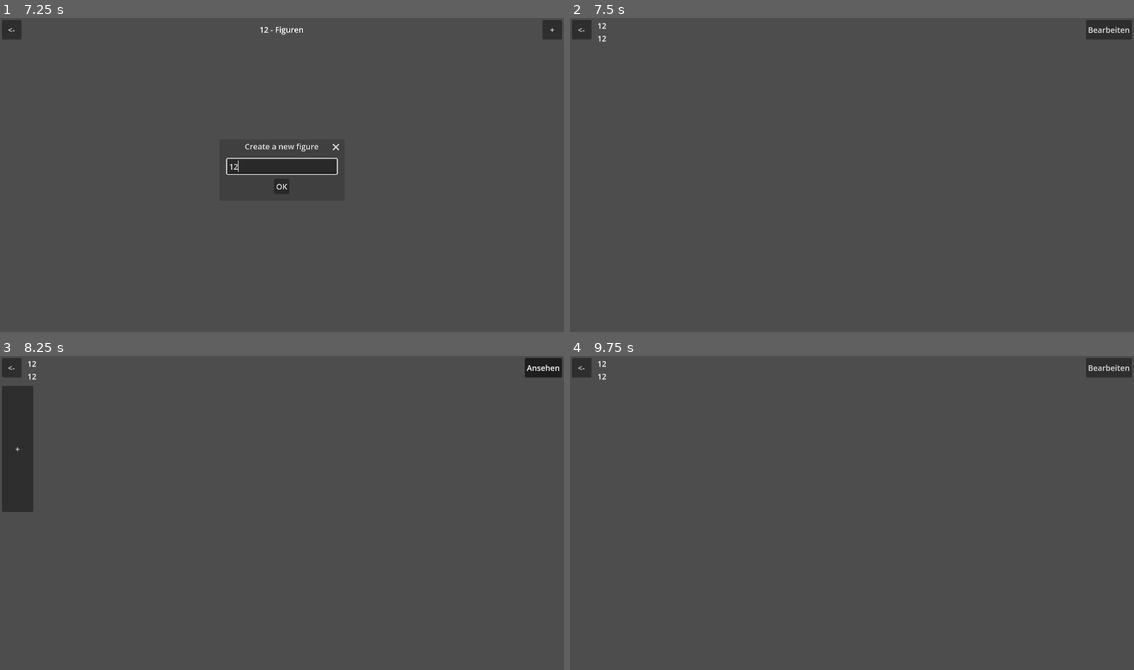
Above: before the commit, frames 1-4 (two rows, left to right).
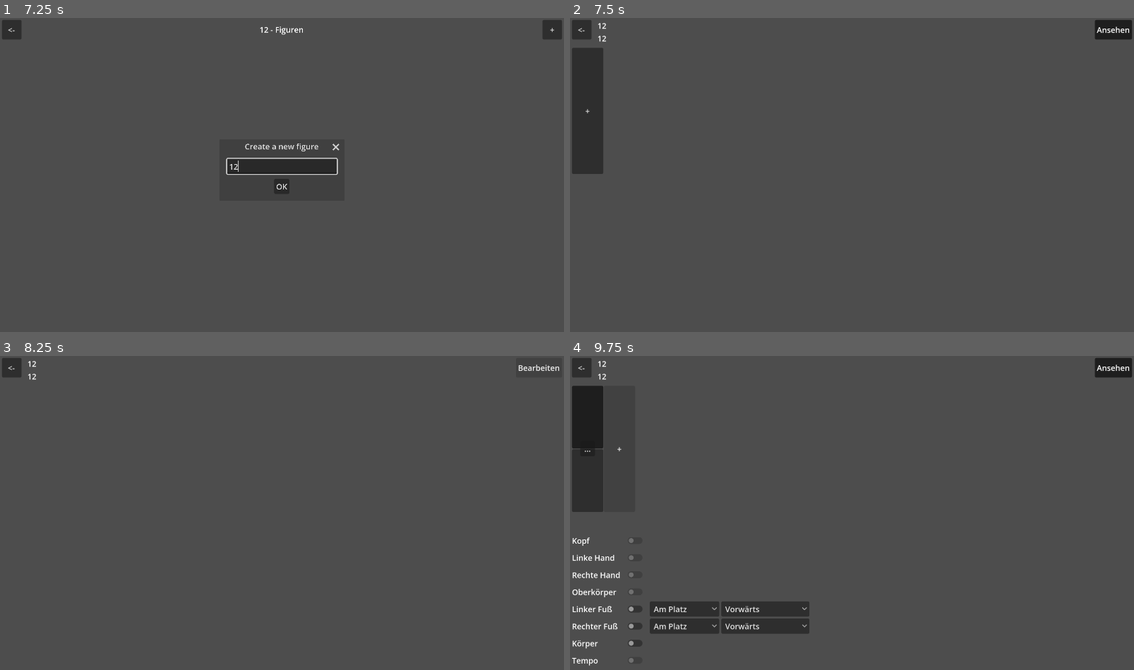
Above: after the commit, the same moments.

Repository: Calabiyaur/Dance-Notation
Game: Godot game, scene res://scene/Figure.tscn
Same seed, same stepped clock (60 frames per second), same inputs: the game is played once before the commit and once after it. This scene is started directly instead of the project's main scene.
Inputs (mouse positions are in pixels of both pictures, inside the frame that each line leads up to):
- Up to frame 1 (7.25 s): click "<-" at 0.5 s; click "<-" at 1.25 s; click "<-" at 2 s; click "+" at 2.75 s; click (282, 165) at 3.52 s; type "12" at 3.6 s; click "OK" at 4.25 s; click "Figuren" at 5 s; click "+" at 5.75 s; click (282, 165) at 6.52 s; type "12" at 6.6 s
- Up to frame 2 (7.5 s): click "OK" at 7.25 s
- Up to frame 3 (8.25 s): click "Bearbeiten" (after the commit: "Ansehen") at 8 s
- Up to frame 4 (9.75 s): click "Ansehen" (after the commit: "Bearbeiten") at 8.75 s; click (586, 450) at 9.5 s, where only the run after the commit has a clickable "+"

Frame 1 is identical in both runs. In frame 2, 2.3% of the frame differs, in the area x 0-100%, y 0-50%; in frame 3, 2.6%; in frame 4, 5.6%, in the area x 0-100%, y 0-99%.
Error before the commit: Invalid access to property or key 'name' on a base object of type 'Nil'. (res://scene/Figure.gd:14)
Error after the commit: Invalid access to property or key 'data_changed' on a base object of type 'null instance'. (res://scene/StepDetails.gd:30)

Commit message:
Edit and draw body rotation

Diff:
--- a/common/State.gd
+++ b/common/State.gd
@@ -1,4 +1,4 @@
 extends Node
 
 
-var edit = false
+var edit = true
--- a/data/Foot.gd
+++ b/data/Foot.gd
@@ -2,5 +2,5 @@
 extends Resource
 
 
-@export var direction: int = 0
-@export var length: int = 0
+@export var direction: float = 0 # in radians
+@export var length: float = 0 # 0 = no step, 1 = normal step
--- a/data/Step.gd
+++ b/data/Step.gd
@@ -5,6 +5,6 @@
 @export var left_foot: Foot
 @export var right_foot: Foot
 
-@export var full_body_rotation: float = 0
-@export var upper_body_rotation: float = 0
-@export var head_rotation: float = 0
+@export var body_rotation: float = 0 # in radians
+@export var upper_body_rotation: float = 0 # in radians
+@export var head_rotation: float = 0 # in radians
--- a/scene/FootInput.gd
+++ b/scene/FootInput.gd
@@ -1,5 +1,11 @@
 extends GridContainer
 
+
+const DIRECTION_VALUES: Array[float] = [
+	TAU * 0.25, TAU * 0.375, TAU * 0.5, TAU * 0.625,
+	TAU * 0.75, TAU * 0.875, 0, TAU * 0.125
+]
+const LENGTH_VALUES: Array[float] = [0, 0.5, 1, 1.5]
 
 var foot: Foot
 
@@ -12,13 +18,13 @@
 
 
 func length_selected(id: int):
-	foot.length = id
+	foot.length = LENGTH_VALUES[id]
 	$Direction.visible = foot.length != 0
 	data_changed.emit()
 
 
 func direction_selected(id: int):
-	foot.direction = id
+	foot.direction = DIRECTION_VALUES[id]
 	data_changed.emit()
 
 
@@ -28,7 +34,7 @@
 	visible = foot != null
 
 	if foot:
-		$Length.select(foot.length)
-		$Direction.select(foot.direction)
+		$Length.select(LENGTH_VALUES.find(foot.length))
+		$Direction.select(DIRECTION_VALUES.find(foot.direction))
 
 		$Direction.visible = foot.length != 0
--- a/scene/Step.gd
+++ b/scene/Step.gd
@@ -13,6 +13,9 @@
 func _draw() -> void:
 	center = size / 2
 
+	if step.body_rotation != 0:
+		draw_body_rotation()
+
 	if step.left_foot:
 		draw_foot(step.left_foot, true)
 	if step.right_foot:
@@ -21,9 +24,46 @@
 		draw_pause()
 
 
-func draw_pause():
-	var rect = Rect2(center - SCALE / 2, SCALE)
-	draw_rect(rect, COLOR, false, LINE_WIDTH)
+func draw_body_rotation():
+	var c = center + Vector2(0, 2.1) * SCALE
+	match step.body_rotation:
+		TAU * -0.625: c.x -= 0.05 * SCALE.x
+		TAU * -0.5: c.x -= 0.25 * SCALE.x
+		TAU * -0.375, \
+		TAU * -0.25: c.x -= 0.3 * SCALE.x
+		TAU * -0.125: c.x -= 0.25 * SCALE.x
+		TAU * 0.125: c.x += 0.25 * SCALE.x
+		TAU * 0.25, \
+		TAU * 0.375: c.x += 0.3 * SCALE.x
+		TAU * 0.5: c.x += 0.25 * SCALE.x
+		TAU * 0.625: c.x += 0.05 * SCALE.x
+
+	var r = SCALE.x * 0.5
+	var angle = TAU * -0.25 - step.body_rotation
+
+	draw_arc(
+		c,
+		r,
+		TAU * -0.25,
+		angle,
+		16,
+		COLOR,
+		LINE_WIDTH
+	)
+
+	var tip_offset_angle = angle - TAU * 0.25 * sign(step.body_rotation)
+	var tip_offset = 2 * LINE_WIDTH * Vector2(cos(tip_offset_angle), sin(tip_offset_angle))
+	var tip_origin = c + r * Vector2(cos(angle), sin(angle)) + tip_offset
+	var tip_length = 0.375 * SCALE.x
+	var tip_angle_1 = angle + TAU * 0.33 * sign(step.body_rotation)
+	var tip_angle_2 = angle + TAU * 0.17 * sign(step.body_rotation)
+	var tip: PackedVector2Array = [
+		tip_origin + tip_length * Vector2(cos(tip_angle_1), sin(tip_angle_1)),
+		tip_origin,
+		tip_origin + tip_length * Vector2(cos(tip_angle_2), sin(tip_angle_2))
+	]
+
+	draw_colored_polygon(tip, COLOR)
 
 
 func draw_foot(foot: Foot, flip: bool):
@@ -43,17 +83,21 @@
 	draw_polyline(points, COLOR, LINE_WIDTH)
 
 	if foot.length > 0:
-		var line_from = Vector2.UP if foot.direction in [0, 1, 2, 6, 7] \
+		var line_from = Vector2.UP if foot.direction <= TAU * 0.5 \
 				else Vector2.DOWN
 		line_from += -offset if flip else offset
 
-		var angle = (foot.direction + 2) / 8.0 * TAU
-		var line_to = line_from + 0.5 * foot.length * Vector2(
-			cos(angle),
-			-sin(angle)
+		var line_to = line_from + foot.length * Vector2(
+			cos(foot.direction),
+			-sin(foot.direction)
 		)
 
 		line_from = center + line_from * SCALE
 		line_to = center + line_to * SCALE
 
 		draw_line(line_from, line_to, COLOR, LINE_WIDTH)
+
+
+func draw_pause():
+	var rect = Rect2(center - SCALE / 2, SCALE)
+	draw_rect(rect, COLOR, false, LINE_WIDTH)
--- a/scene/StepDetails.gd
+++ b/scene/StepDetails.gd
@@ -9,6 +9,11 @@
 func _ready() -> void:
 	visible = step != null
 
+	%BodyActive.toggled.connect(func(value: bool):
+		step.body_rotation = TAU * 0.25 if value else 0.0
+		%BodyInput.set_step(step)
+		data_changed.emit()
+	)
 	%LeftFootActive.toggled.connect(func(value: bool):
 		step.left_foot = Foot.new() if value else null
 		%LeftFootInput.set_foot(step.left_foot)
@@ -22,7 +27,8 @@
 		data_changed.emit()
 	)
 
-	%LeftFootInput.data_changed.connect(func(): data_changed.emit())
+	%BodyInput.data_changed.connect(func(): data_changed.emit())
+	%RightFootInput.data_changed.connect(func(): data_changed.emit())
 	%RightFootInput.data_changed.connect(func(): data_changed.emit())
 
 
@@ -32,11 +38,13 @@
 	if not step:
 		return
 
+	%BodyActive.set_pressed_no_signal(step.body_rotation != 0)
 	%LeftFootActive.set_pressed_no_signal(step.left_foot != null)
 	%RightFootActive.set_pressed_no_signal(step.right_foot != null)
 
 	%LeftFootActive.disabled = step.right_foot != null
 	%RightFootActive.disabled = step.left_foot != null
 
+	%BodyInput.set_step(step)
 	%LeftFootInput.set_foot(step.left_foot)
 	%RightFootInput.set_foot(step.right_foot)
--- a/scene/StepDetails.tscn
+++ b/scene/StepDetails.tscn
@@ -2,6 +2,7 @@
 
 [ext_resource type="PackedScene" uid="uid://bn7w3wby0i2lw" path="res://scene/FootInput.tscn" id="1_6w566"]
 [ext_resource type="Script" uid="uid://cwswhl3n0nj2l" path="res://scene/StepDetails.gd" id="1_oji2g"]
+[ext_resource type="PackedScene" uid="uid://ggljifhco1ib" path="res://scene/BodyInput.tscn" id="3_4mjnj"]
 
 [node name="Details" type="MarginContainer" unique_id=793527702]
 anchors_preset = 15
@@ -125,10 +126,13 @@
 [node name="BodyActive" type="CheckButton" parent="ScrollContainer/GridContainer" unique_id=675508545]
 unique_name_in_owner = true
 layout_mode = 2
-disabled = true
 
 [node name="MarginContainer7" type="MarginContainer" parent="ScrollContainer/GridContainer" unique_id=692725102]
 custom_minimum_size = Vector2(0, 31)
+layout_mode = 2
+
+[node name="BodyInput" parent="ScrollContainer/GridContainer/MarginContainer7" unique_id=1416200981 instance=ExtResource("3_4mjnj")]
+unique_name_in_owner = true
 layout_mode = 2
 
 [node name="TempoLabel" type="Label" parent="ScrollContainer/GridContainer" unique_id=897626276]
Not shown, changed: .gitignore
